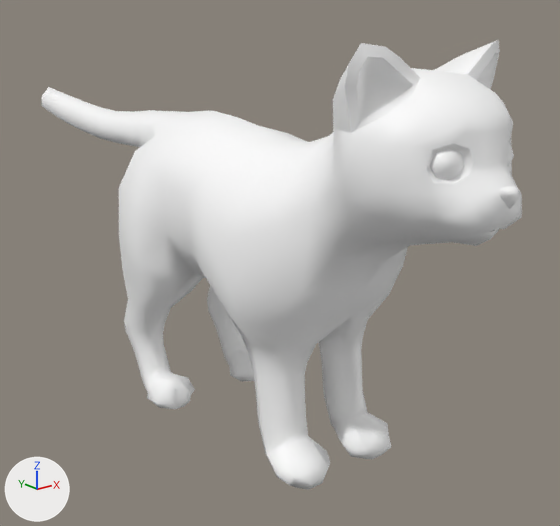
An edit to the glTF model shared/models/glb/kitty.glb, drawn before and after from the same camera.
One viewpoint serves both versions: a 50 mm camera at (-0.348, -0.46, 0.316) aimed at (0.048, 0.036, 0.117). The axes (+X, +Y, +Z) are drawn at lower left. The lights are the same throughout. The first picture is the older version. Where no turn or scale is listed for an object, it has been applied to the vertices. Vertices at exactly the same position are counted once.

The older version as bpy lines, for what is in view:
```python
me_kitty_001_001 = bpy.data.meshes.new('Kitty_001.001')
me_kitty_001_001.from_pydata(...)  # 709 vertices, 1406 faces; spans x -0.07..0.07, y -0.225..0.402, z -0.001..0.305
me_kitty_001_001.materials.append(mat_defaultmaterial)
ob_kitty_001 = bpy.data.objects.new('Kitty_001', me_kitty_001_001)
ob_kitty_001.location = (0.0, 0.0, 0.0)
```
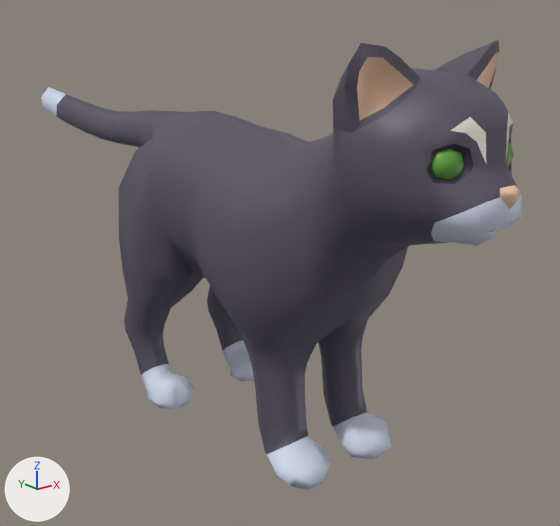
Pixel boxes (x1, y1, x2, y2) of what changed, in the pictures (560 x 526 px):
part 1 of me_kitty_001_001, recoloured (white to greyish purple)
    both: (57, 40, 518, 454)
part 2 of me_kitty_001_001, recoloured
    both: (41, 52, 522, 490)

Patch to the scene script:
```diff
--- a/shared/models/glb/kitty.glb.py
+++ b/shared/models/glb/kitty.glb.py
@@ me_kitty_001_001 @@
 me_kitty_001_001.from_pydata(...)  # 709 vertices, 1406 faces; spans x -0.07..0.07, y -0.225..0.402, z -0.001..0.305
 # used by ob_kitty_001; location = (0.0, 0.0, 0.0)
+# me_kitty_001_001 part 1: 1039 faces centred in x -0.068..0.068, y -0.218..0.331, z 0.016..0.302 are repainted in the vertex colours; the middle colour goes from white #ffffff to greyish purple #555060
+# me_kitty_001_001 part 2: 367 faces centred in x -0.06..0.06, y -0.224..0.397, z -0.001..0.293 are repainted in the vertex colours; the middle colour goes from white #ffffff to pale blue #d3dcee
 me_kitty_001_001.materials.append(mat_defaultmaterial)
```
